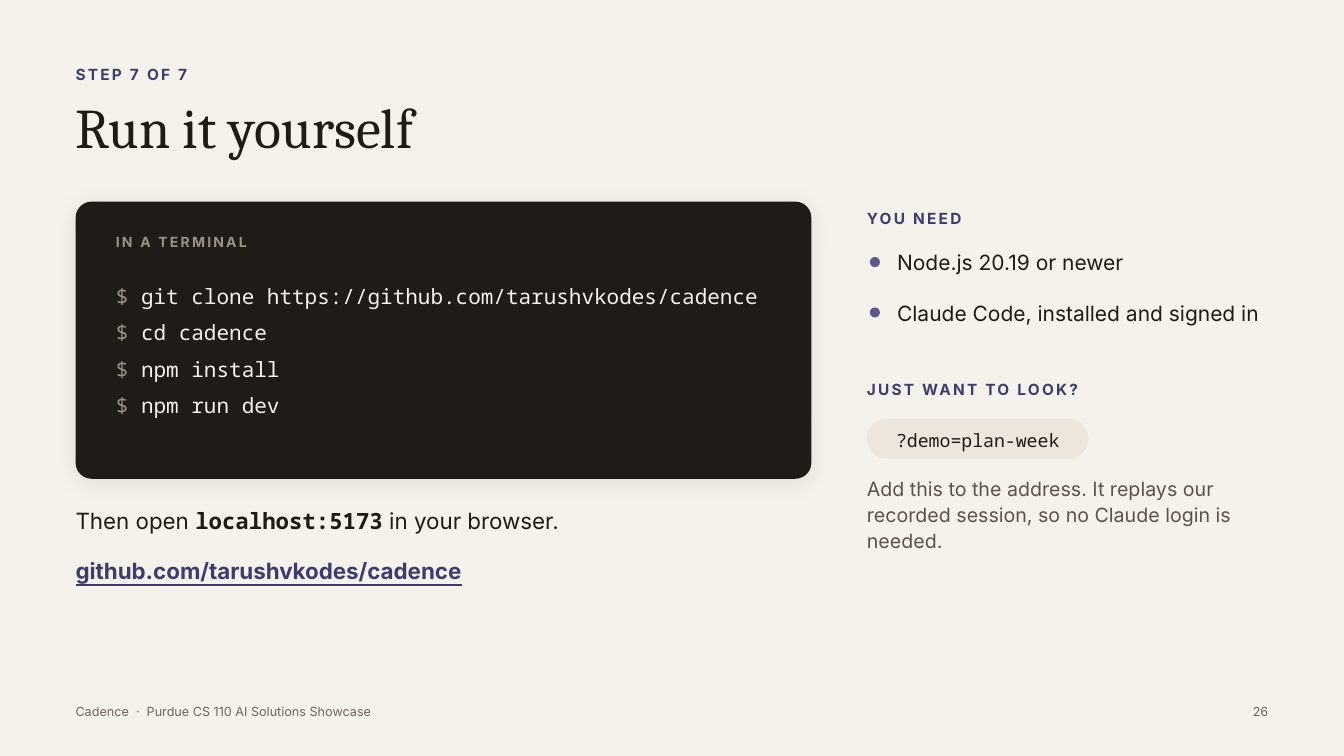
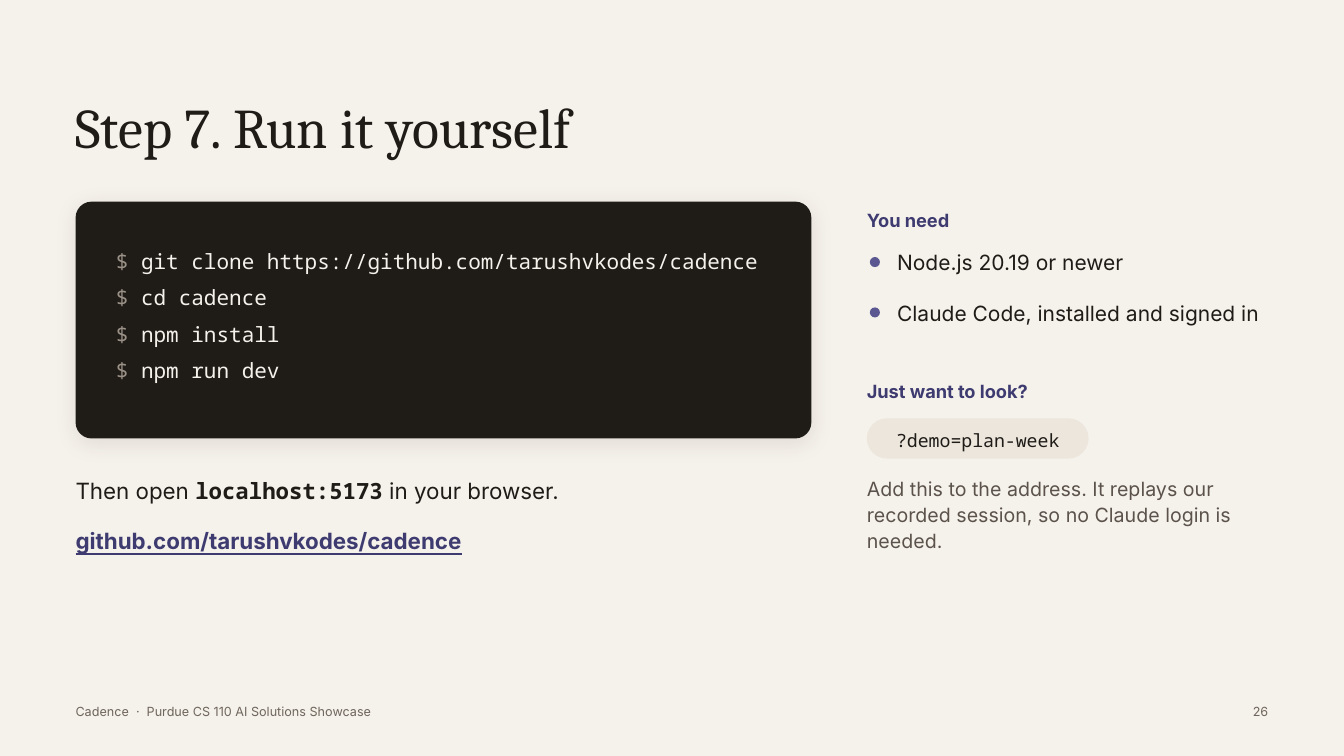
Before and after one commit to tarushvkodes/cadence, a slide deck: slide 26 of deck/Cadence-Capstone.pptx. Drawn at 1344x756 pixels with LibreOffice and Linux fonts; fonts in the diff are those of the drawing. Boxes give left, top, right and bottom in pixels: in the first picture for what was removed or moved away, otherwise in the second. Text is boxed around its words. In the diff, an @@ line names an element or a change of style, - is before the commit and + after.

```diff
--- a/deck/Cadence-Capstone.pptx
+++ b/deck/Cadence-Capstone.pptx
@@ text removed at (76,68,187,80) @@
-STEP 7 OF 7
@@ title at (76,108,571,160): text changed @@
-Run it yourself
+Step 7. Run it yourself
@@ rounded rectangle: place and size @@
-rounded rectangle at (76,202,812,479)
+rounded rectangle at (76,202,812,439)
@@ rounded rectangle at (76,202,812,439): proportions changed @@
@@ text "$ git clone https://github.com/tarushvkodes/cadence": place and size @@
-text "$ git clone https://github.com/tarushvkodes/cadence" at (141,288,758,418)
+text "$ git clone https://github.com/tarushvkodes/cadence" at (141,253,758,383)
@@ text removed at (116,237,246,247) @@
-IN A TERMINAL
@@ text at (867,213,949,227): text changed; size 11 to 13 pt @@
-YOU NEED
+You need
@@ text at (867,384,1028,398): text changed; size 11 to 13 pt @@
-JUST WANT TO LOOK?
+Just want to look?
@@ text "Then open localhost:5173 in your ...": place and size @@
-text "Then open localhost:5173 in your ..." at (76,512,558,534)
+text "Then open localhost:5173 in your ..." at (76,482,558,504)
@@ text "github.com/tarushvkodes/cadence": place and size @@
-text "github.com/tarushvkodes/cadence" at (76,562,462,585)
+text "github.com/tarushvkodes/cadence" at (76,532,462,555)
```
Also in this commit, not shown: 40 other slides changed, 9 other files.
